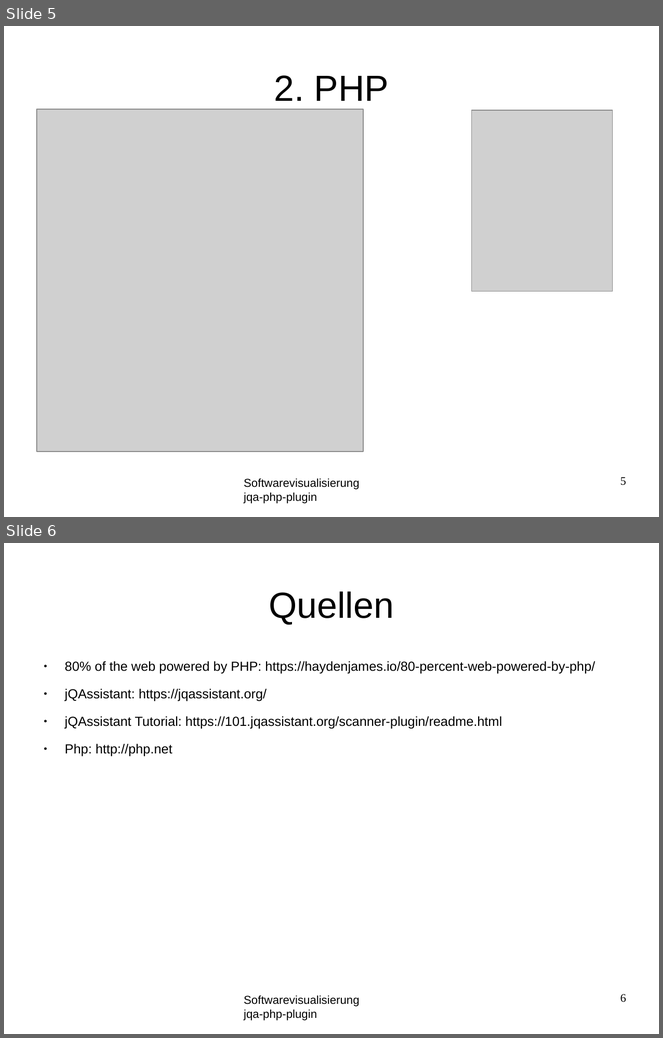
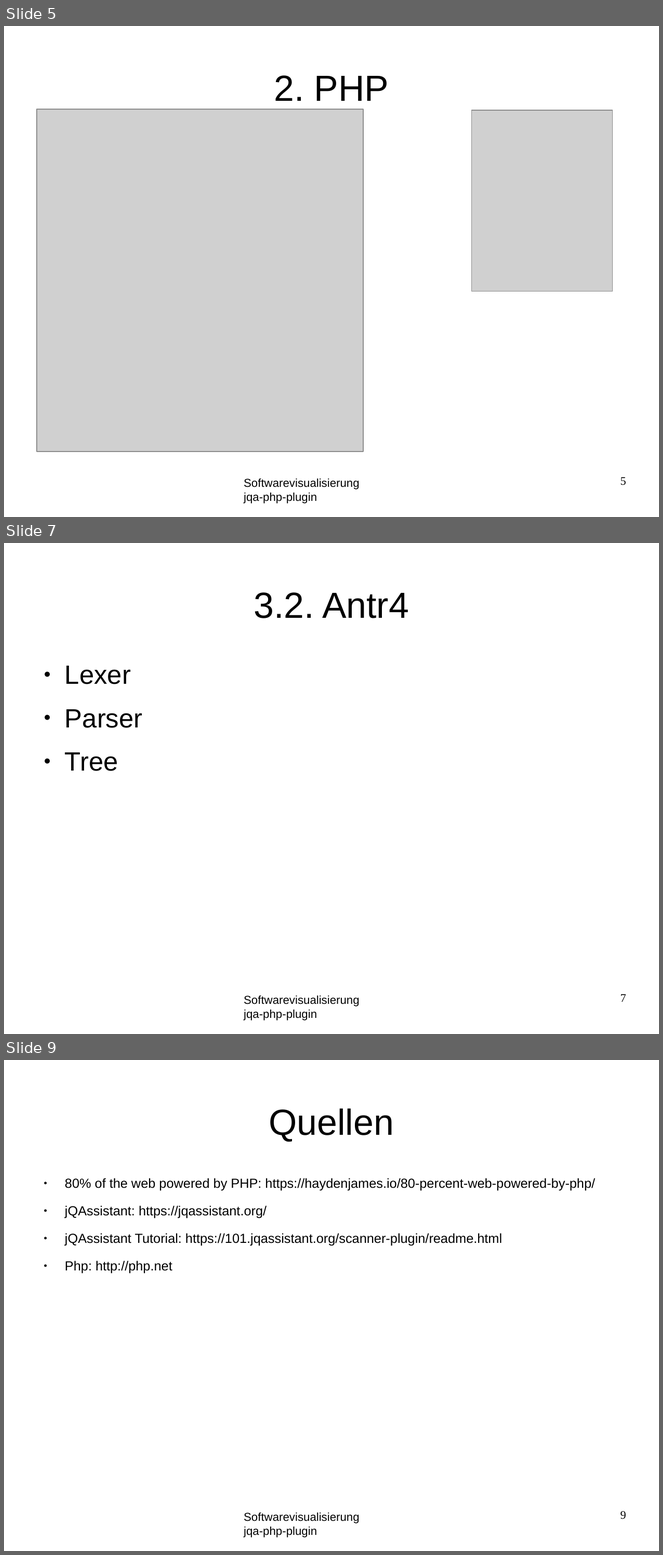
Before and after one commit to softvis-research/jqa-php-plugin, a slide deck: material/presentation.odp. Shown one above the other, each under a label of ours: slides 5 and 6 before the commit, slides 5, 7 and 9 after it; the slides between them are not shown. The pictures are 663x1038 and 663x1555 pixels, drawn with LibreOffice and Linux fonts; fonts in the diff are those of the drawing; grey boxes stand for pictures; background and template pictures are left out. Boxes give left, top, right and bottom in pixels: in the first picture for what was removed or moved away, otherwise in the second. Text is boxed around its words. In the diff, an @@ line names an element or a change of style, - is before the commit and + after.

```diff
--- a/material/presentation.odp
+++ b/material/presentation.odp
@@ slide 7 added at box(4, 543, 659, 1034), background #FFFFFF; not listed: 1 template element that a slide beside it also shows @@
@@ title added at box(254, 592, 409, 618), 44 pt, text #000000 @@
+3.2. Antr4
@@ text added at box(65, 666, 143, 771), 32 pt, text #000000 @@
+● Lexer
+● Parser
+● Tree
@@ page number added at box(621, 994, 626, 1002), 14 pt, text #000000 @@
+7
@@ what was slide 6 is now slide 9 @@
@@ page number at box(621, 1511, 626, 1520): text changed @@
-6
+9
```
Also in this commit, not shown: 1 slide changed, 2 other slides added, 22 other files.
